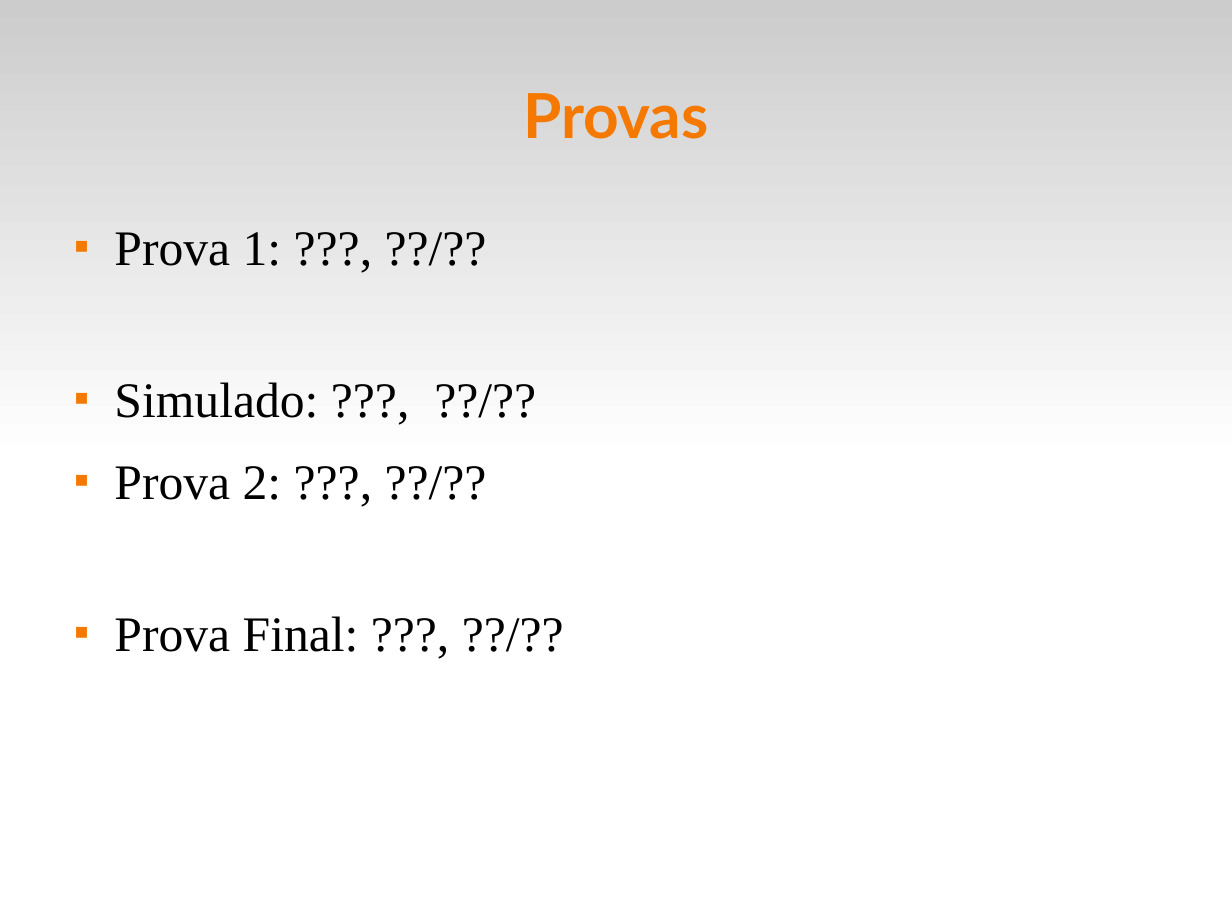
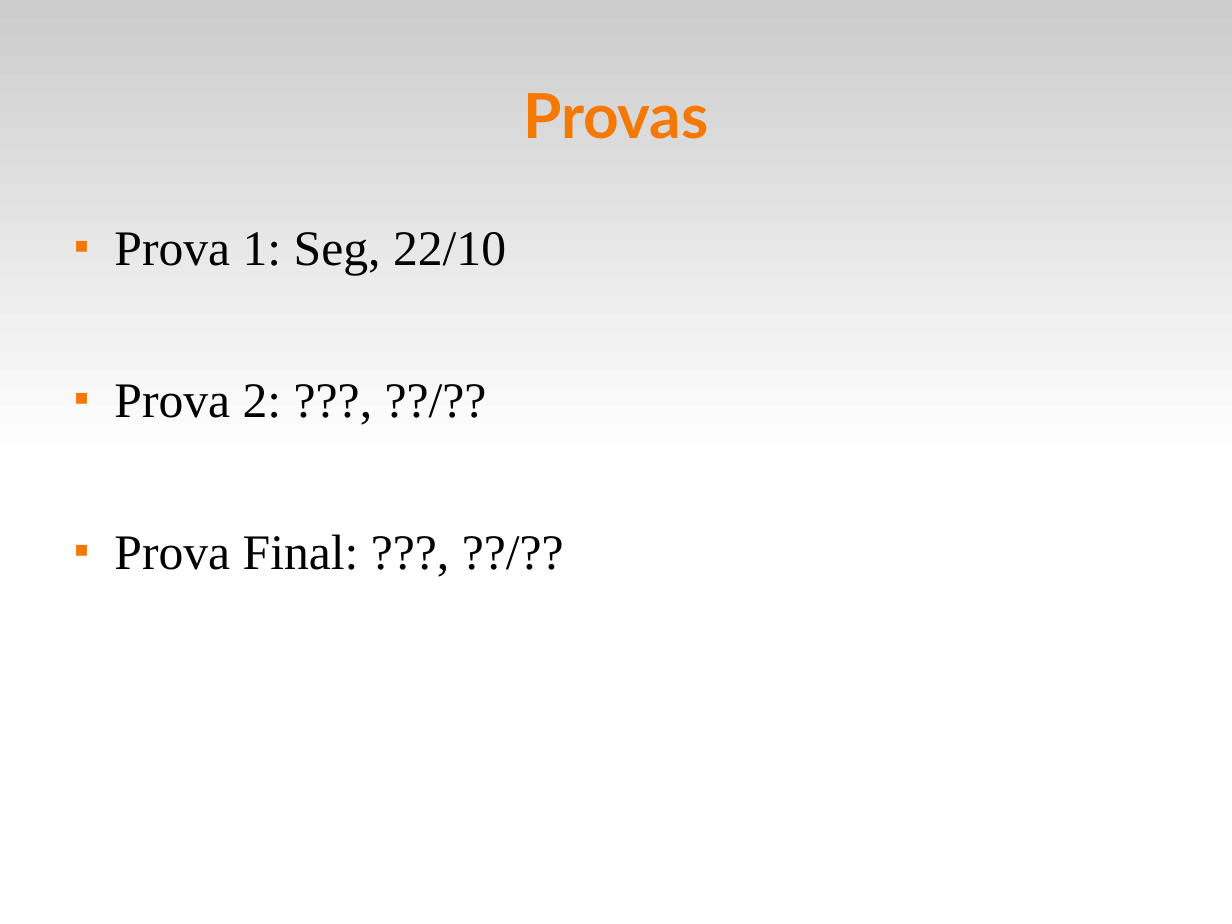
Before and after one commit to fsantanna-uerj/LP1, a slide deck: slide 8 of Slides/lp1-00-intro.odp (slide 7 before the commit). Drawn at 1232x924 pixels with LibreOffice and Linux fonts; fonts in the diff are those of the drawing. Boxes give left, top, right and bottom in pixels: in the first picture for what was removed or moved away, otherwise in the second. Text is boxed around its words. In the diff, an @@ line names an element or a change of style, - is before the commit and + after.

```diff
--- a/Slides/lp1-00-intro.odp
+++ b/Slides/lp1-00-intro.odp
@@ text at (x1=114, y1=232, x2=506, y2=276): text changed @@
-■ Prova 1: ???, ??/??
-■ Simulado: ???, ??/??
+■ Prova 1: Seg, 22/10
```
Also in this commit, not shown: 1 other slide changed, 1 slide added, 1 other file.
